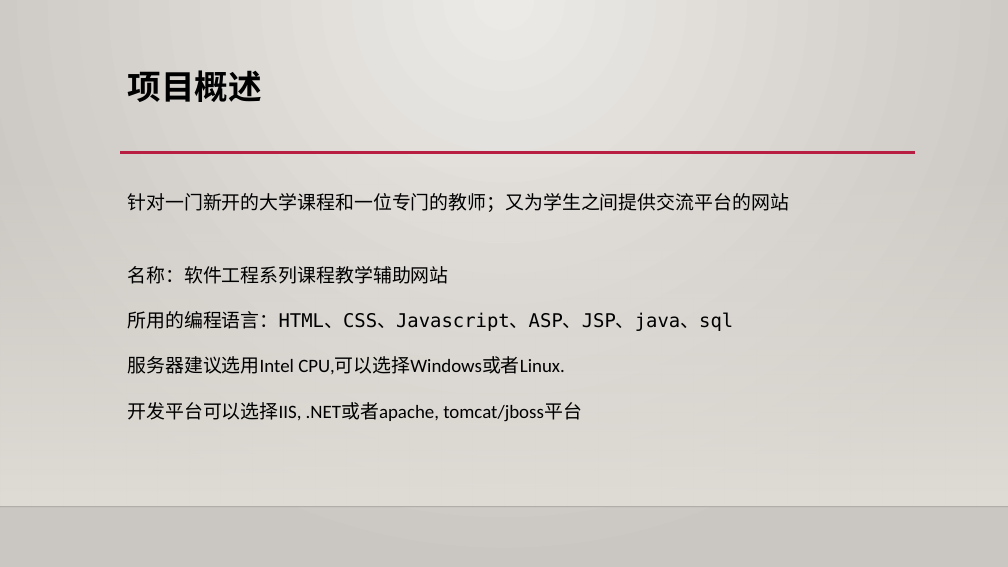
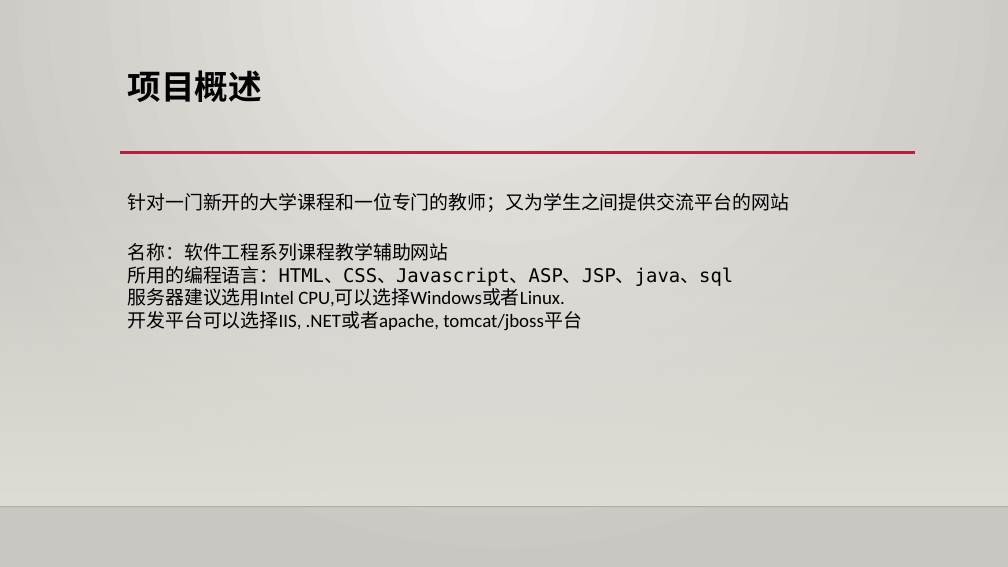
Before and after one commit to shangzhaoxiaozi/PRD-21, a slide deck: slide 3 of PRD-21-C2/非受控文档/过程文档/软件工程系列课程教学网站项目计划.pptx. Drawn at 1008x567 pixels with LibreOffice and Linux fonts; fonts in the diff are those of the drawing; background and template pictures are left out. Boxes give left, top, right and bottom in pixels: in the first picture for what was removed or moved away, otherwise in the second. Text is boxed around its words. In the diff, an @@ line names an element or a change of style, - is before the commit and + after.

```diff
--- a/PRD-21-C2/非受控文档/过程文档/软件工程系列课程教学网站项目计划.pptx
+++ b/PRD-21-C2/非受控文档/过程文档/软件工程系列课程教学网站项目计划.pptx
@@ text "名称：软件工程系列课程教学辅助网站" at bbox=[127, 243, 733, 331]: line spacing 2 to 1 @@
```
Also in this commit, not shown: 5 other slides changed, 16 other files.
